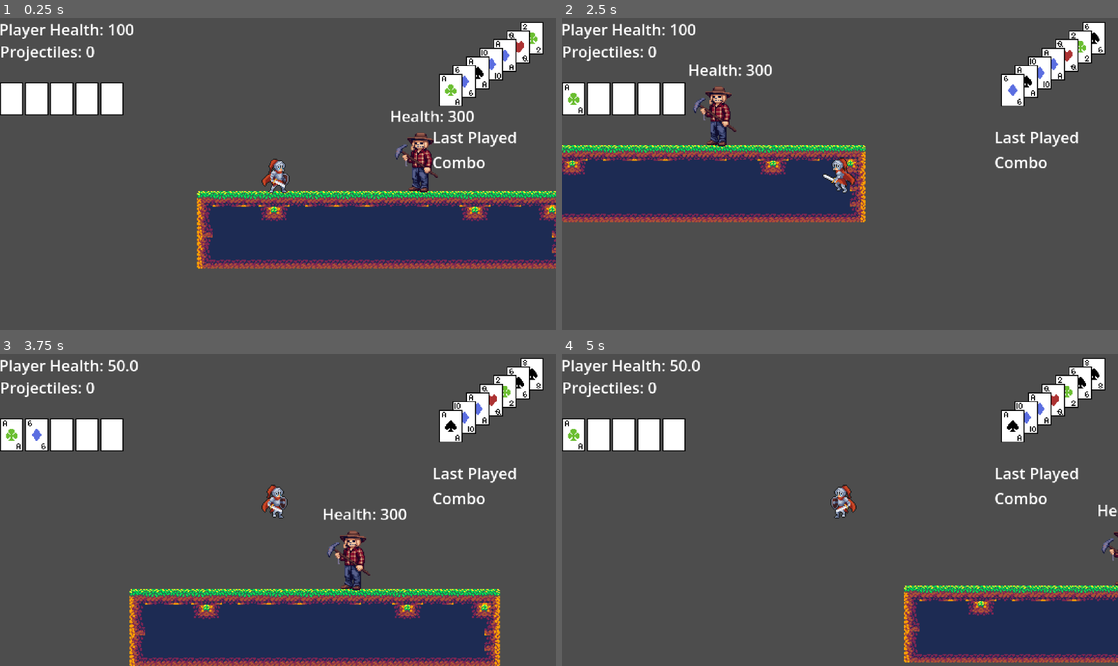
Above: before the commit, frames 1-4 (two rows, left to right).
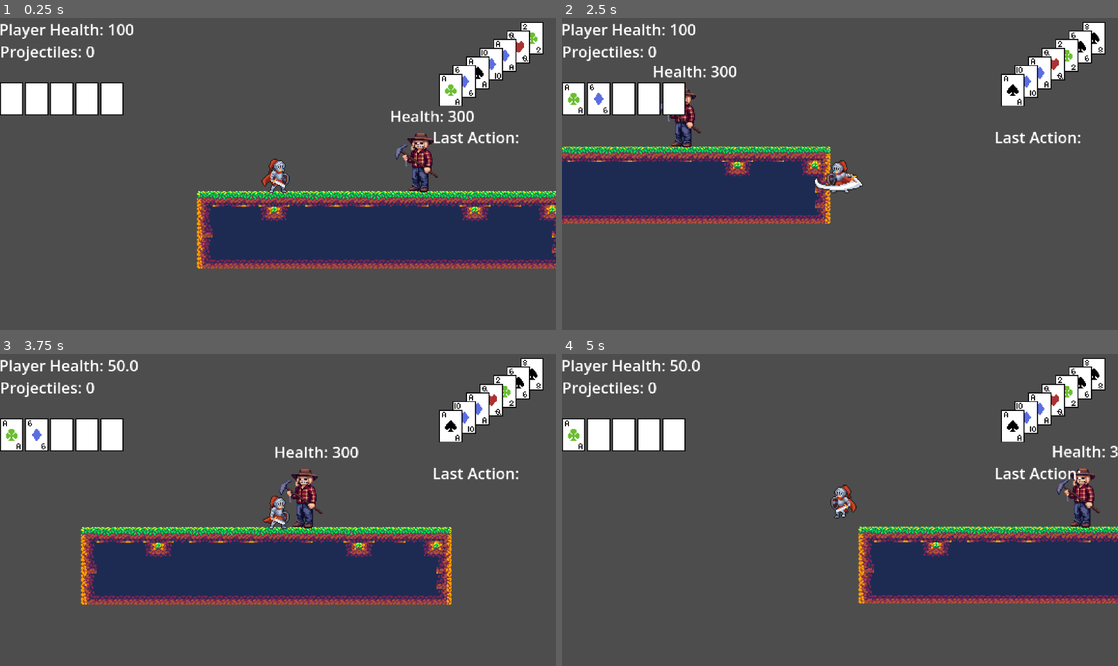
Above: after the commit, the same moments.

Repository: kli007/Bluff-All-In
Game: Godot game, scene res://main.tscn
Same seed, same stepped clock (60 frames per second), same inputs: the game is played once before the commit and once after it.
Inputs:
- Up to frame 1 (0.25 s): no input
- Up to frame 2 (2.5 s): tap Enter (Showdown) at 0.5 s; hold D (Move_Right) 0.53-2.03 s; tap , (Attack) at 0.6, 2.3 s; tap Space (Move_Jump) at 0.77, 1.52 s; tap Caps Lock (Dash) at 0.8, 1.35 s; tap . (Trick) at 1.55 s; hold A (Move_Left) from 2.03 s (still down); hold . (Trick) from 2.03 s (still down)
- Up to frame 3 (3.75 s): release A (Move_Left) at 2.78 s; release . (Trick) at 2.78 s; hold D (Move_Right) from 2.78 s (still down); tap , (Attack) at 2.85 s; tap Space (Move_Jump) at 3.02 s; tap Caps Lock (Dash) at 3.05 s; hold Shift (Burn) from 3.53 s (still down)
- Up to frame 4 (5 s): tap Space (Move_Jump) at 3.77, 4.52 s; tap . (Trick) at 3.8 s; release D (Move_Right) at 4.28 s; release Shift (Burn) at 4.28 s; hold A (Move_Left) from 4.28 s (still down); tap Caps Lock (Dash) at 4.35 s; tap , (Attack) at 4.55 s

The runs differ from the first frame. In frame 1, 0.4% of the frame differs, in the area x 77-94%, y 36-49%; in frame 2, 7.9%; in frame 3, 31%, in the area x 14-94%, y 29-100%; in frame 4, 20%.

Commit message:
comboLabel changed
changes for attack and projectile hit as well. Reworked signals to be within player and each projectile. Added respawn for enemy

Diff:
--- a/Area/killzone.gd
+++ b/Area/killzone.gd
@@ -2,5 +2,7 @@
 
 func _on_body_entered(body: Node2D) -> void:
 	if body.name == "Player":
-		body.get_node('HealthManager').changeHealth(-50.0)
+		body.healthNode.changeHealth(-50.0)
 		body.respawn(body.spawnLocation)
+	if body.name == "EnemyTemplate":
+		body.respawn(body.spawnLocation)
--- a/Cards/deck_manager.gd
+++ b/Cards/deck_manager.gd
@@ -1,7 +1,8 @@
 extends Node
 
-signal comboChanged
+
 var lastPlayedHand: String = ''
+var emitHand: String = ''
 
 var cardDict: Dictionary = {} #This holds all the scenes for each individual card, never changes
 var activeArray: Array = [] # This hold the name of current cards in deck, changed
@@ -36,7 +37,6 @@
 	activeArray = []
 
 func checkHand(playedNodes: Array) -> void:
-	var emitHand: String
 	var matches = checkHelper(playedNodes)
 
 	if checkStraight(playedNodes) and checkFlush(playedNodes):
@@ -68,8 +68,6 @@
 		emitHand = 'High Card'
 
 	lastPlayedHand = ("hand_" + lastPlayedHand + "_dmg")
-	comboChanged.emit(emitHand)
-
 
 
 func checkHelper(hand: Array) -> Dictionary: #we can reuse this code a bunch
--- a/Combat/player_combo.gd
+++ b/Combat/player_combo.gd
@@ -2,10 +2,11 @@
 var playerCombo: Node = null
 
 func _ready() -> void:
-	playerCombo = get_node("/root/Main/Player/DeckManager")
+	playerCombo = get_node("/root/Main/Player")
 	playerCombo.comboChanged.connect(_on_player_combo_changed)
-	text = "Last Played Combo"
+	playerCombo.projNode.comboChanged.connect(_on_player_combo_changed)
+	text = "Last Action:"
 
 
 func _on_player_combo_changed(playedHand: String) -> void:
-	text = "Last Played Combo: " + playedHand
+	text = "Last Action: " + playedHand
--- a/Enemy/enemy_template.gd
+++ b/Enemy/enemy_template.gd
@@ -6,6 +6,7 @@
 @onready var hLabel = $HealthControl/HealthLabel
 @onready var health = $HealthManager
 @onready var knockTimer = $KnockbackTimer
+@onready var spawnLocation: Vector2 = global_position
 
 var isKnockback: bool = false
 var knockbackVelocity: Vector2
@@ -44,3 +45,7 @@
 
 func movement() -> void:
 	return
+
+func respawn(new_location: Vector2) -> void:
+	global_position = new_location
+	health.setHealth(MAX_HEALTH)
--- a/Player/player.gd
+++ b/Player/player.gd
@@ -17,9 +17,10 @@
 
 @onready var spawnLocation: Vector2 = global_position
 
+signal comboChanged
+
 var direction: Vector2
 var lastDirection: Vector2 = Vector2.RIGHT
-var isDashing: bool = false
 var burnActive: bool = false
 
 var isActioning: String = ''
@@ -36,10 +37,6 @@
 	setPendCard()
 
 func _physics_process(delta: float) -> void:
-	# Add the gravity.
-	if not is_on_floor():
-		velocity += get_gravity() * delta
-
 	controls(delta)
 
 	if isActioning == 'dash':
@@ -54,6 +51,8 @@
 		move_and_slide()
 		animation_control()
 		flip_sprite()
+		if not is_on_floor():
+			velocity += get_gravity() * delta
 
 func animation_control() -> void:
 	if velocity.y < 0:
@@ -103,10 +102,8 @@
 	if anim_name == "Attack_1" or anim_name == "Showdown":
 		isActioning = ''
 
-
 func respawn(location: Vector2) -> void:
 	position = location
-
 
 func _on_dash_timer_timeout() -> void:
 	isActioning = ''
@@ -115,19 +112,22 @@
 func _on_trick_timer_timeout() -> void:
 	isActioning = ''
 
-
 func _on_hurtbox_body_entered(body: Node2D) -> void:
 	var damage: String
+	var comboSignal: String
 	match isActioning:
 		"attack":
 			damage = 'player_atk_dmg'
+			comboSignal = 'Attack'
 		'showdown':
 			damage = deckNode.lastPlayedHand
+			comboSignal = deckNode.emitHand
 	if body is CharacterBody2D and body.name != 'Player':
+		comboChanged.emit(comboSignal)
 		CombatManager.dealDamage(damage, 'medium_kb', body, global_position)
 
 func controls(deltaTime: float) -> void:
-	if not isDashing:
+	if isActioning != 'dash':
 		direction.x = Input.get_axis("Move_Left", "Move_Right")
 
 	if direction:
@@ -139,12 +139,11 @@
 	if Input.is_action_just_pressed("Delete"):
 		deckNode.deleteDeck()
 
-	if CardData.checkSpace(playedNodes) and CardData.checkSpace(pendNodes) < MAX_PEND_CARDS:
-		if Input.is_action_just_pressed("Attack") and is_on_floor() and not isActioning:
+	if Input.is_action_just_pressed("Attack") and not isActioning:
+		if CardData.checkSpace(playedNodes) and CardData.checkSpace(pendNodes) < MAX_PEND_CARDS:
 			setPlayedCard()
 			animNode.play("Attack_1")
 			isActioning = 'attack'
-
 
 	if Input.is_action_just_pressed("Trick") and not isActioning:
 		if burnActive and (CardData.checkSpace(playedNodes) < MAX_PLAYED_CARDS):
--- a/Projectiles/projectile.gd
+++ b/Projectiles/projectile.gd
@@ -7,6 +7,8 @@
 var player: Node2D
 var projNode: Node
 var exceptionArray: Array
+
+signal hitTarget
 
 func _ready() -> void:
 	exceptionArray.append(player)
@@ -21,14 +23,13 @@
 	player = playerNode
 	projNode = projectileNode
 
-
 func _on_visible_on_screen_notifier_2d_screen_exited() -> void:
 	queue_free()
-
 
 func _on_body_entered(body: Node2D) -> void:
 	if exceptionArray.has(body):
 		return
 	elif body is CharacterBody2D:
 		CombatManager.dealDamage('player_proj_dmg', 'small_kb', body, global_position)
+		hitTarget.emit()
 		queue_free()
--- a/Projectiles/projectile_manager.gd
+++ b/Projectiles/projectile_manager.gd
@@ -3,6 +3,7 @@
 
 signal proj_changed
 signal reload_status
+signal comboChanged
 
 @export var projectileCount: int = 0
 
@@ -16,6 +17,7 @@
 	var new_projectile = projectile.instantiate()
 	new_projectile.global_position = playerGP
 	new_projectile.lock_on_to_player(playerDirection, playerNode, Proj)
+	new_projectile.hitTarget.connect(_on_projectile_hit)
 	Proj.call_deferred("add_child", new_projectile)
 	projectileCount -= 1
 	proj_changed.emit()
@@ -37,3 +39,6 @@
 func setProjectiles(newProjs: int) -> void:
 	projectileCount = newProjs
 	proj_changed.emit()
+
+func _on_projectile_hit() -> void:
+	comboChanged.emit('Projectile Hit')
--- a/Save/savegame.tres
+++ b/Save/savegame.tres
@@ -1,6 +1,6 @@
-[gd_resource type="Resource" script_class="SaveData" format=3]
+[gd_resource type="Resource" script_class="SaveData" format=3 uid="uid://bcvwbej4dpg7x"]
 
-[ext_resource type="Script" path="res://Save/save_data.gd" id="1_seo37"]
+[ext_resource type="Script" uid="uid://b0ttmaejkrbgb" path="res://Save/save_data.gd" id="1_seo37"]
 
 [resource]
 script = ExtResource("1_seo37")
--- a/main.tscn
+++ b/main.tscn
@@ -18,9 +18,6 @@
 
 [node name="Player" parent="." unique_id=789404969 instance=ExtResource("2_0xm2m")]
 position = Vector2(99, 16)
-speed = 200.0
-DashSpeed = 800.0
-jump_velocity = -350.0
 
 [node name="RemoteTransform2D" type="RemoteTransform2D" parent="Player" unique_id=226148389]
 remote_path = NodePath("../../Camera2D")
